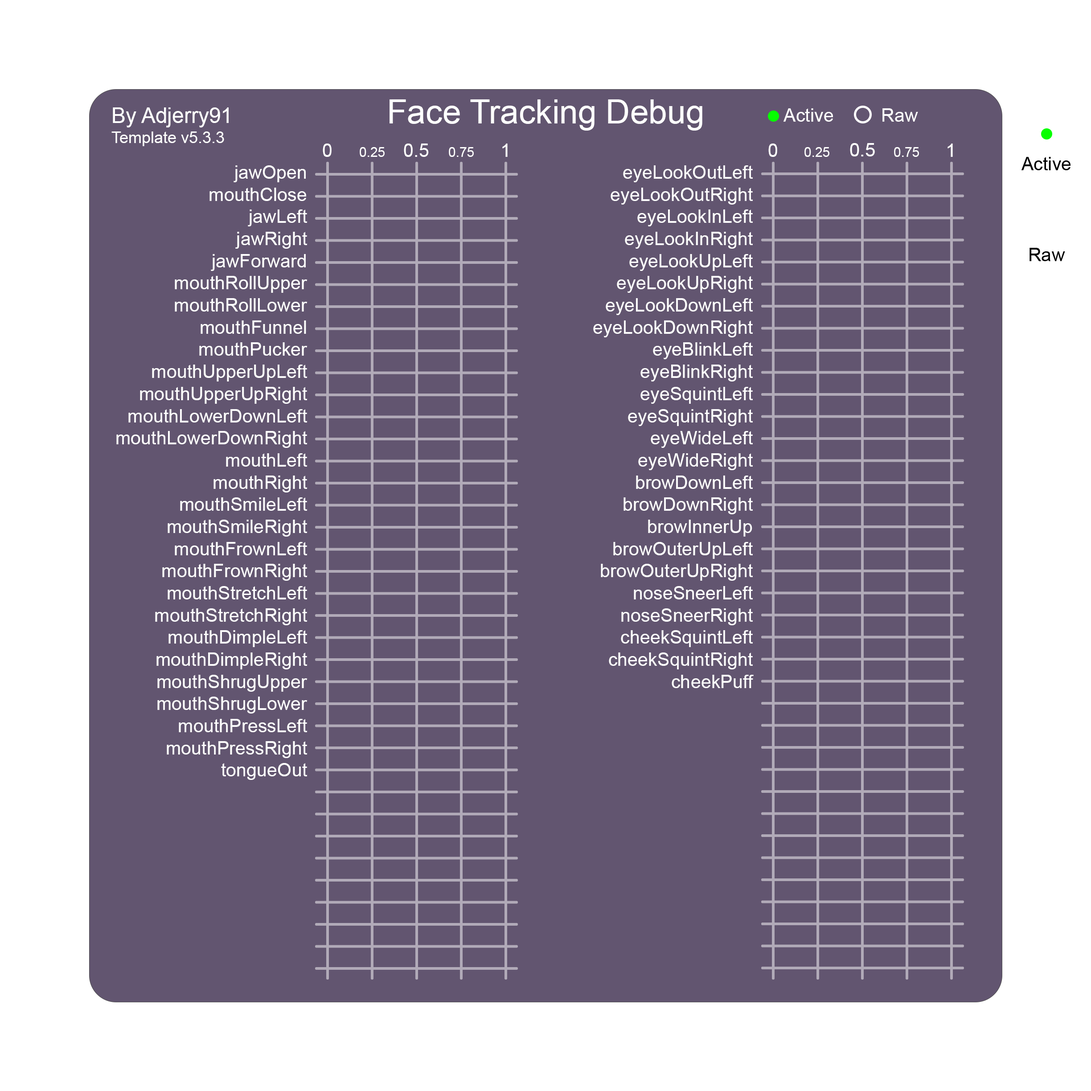
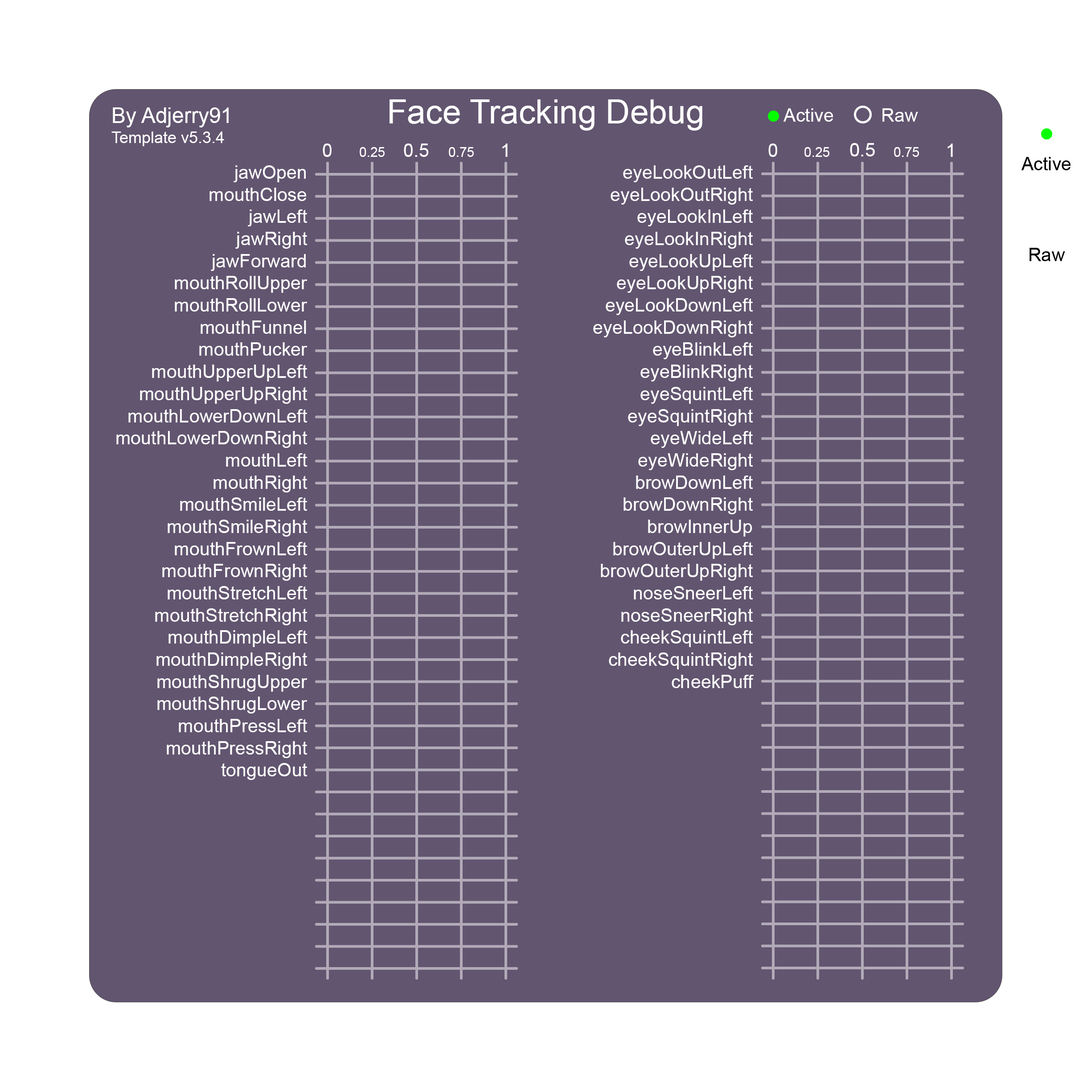
The second (1091, 1091) image is a revision of the first. Changes to its layers:
renamed "Template v5.3.3" to "Template v5.3.4", painted on it over [215,131,225,144]
